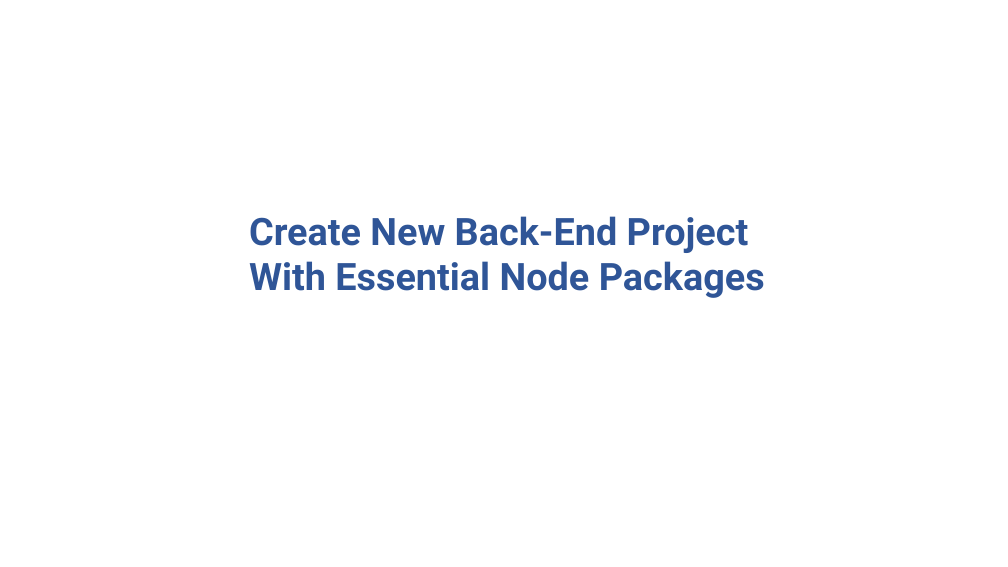
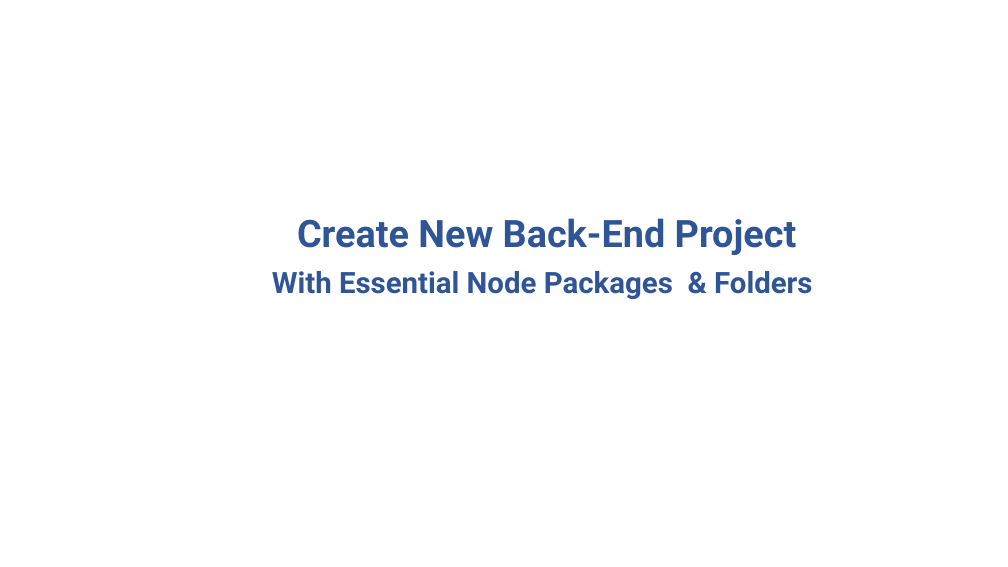
Before and after one commit to rupomsoft/MERN-STACK-Series, a slide deck: slide 28 of Inventory/PPT.pptx (slide 27 before the commit). Drawn at 1008x567 pixels with LibreOffice and Linux fonts; fonts in the diff are those of the drawing. Boxes give left, top, right and bottom in pixels: in the first picture for what was removed or moved away, otherwise in the second. Text is boxed around its words. In the diff, an @@ line names an element or a change of style, - is before the commit and + after.

```diff
--- a/Inventory/PPT.pptx
+++ b/Inventory/PPT.pptx
@@ text "Create New Back-End Project": place and size @@
-text "Create New Back-End Project" at (249,216,765,298)
+text "Create New Back-End Project" at (272,218,812,299)
@@ text at (297,218,797,255): alignment left to centre @@
@@ text at (272,271,812,299): text changed; size 36 to 28 pt @@
-With Essential Node Packages
+With Essential Node Packages & Folders
```
Also in this commit, not shown: 2 other slides changed, 16 slides added, 4 slides removed, 21 other files.
